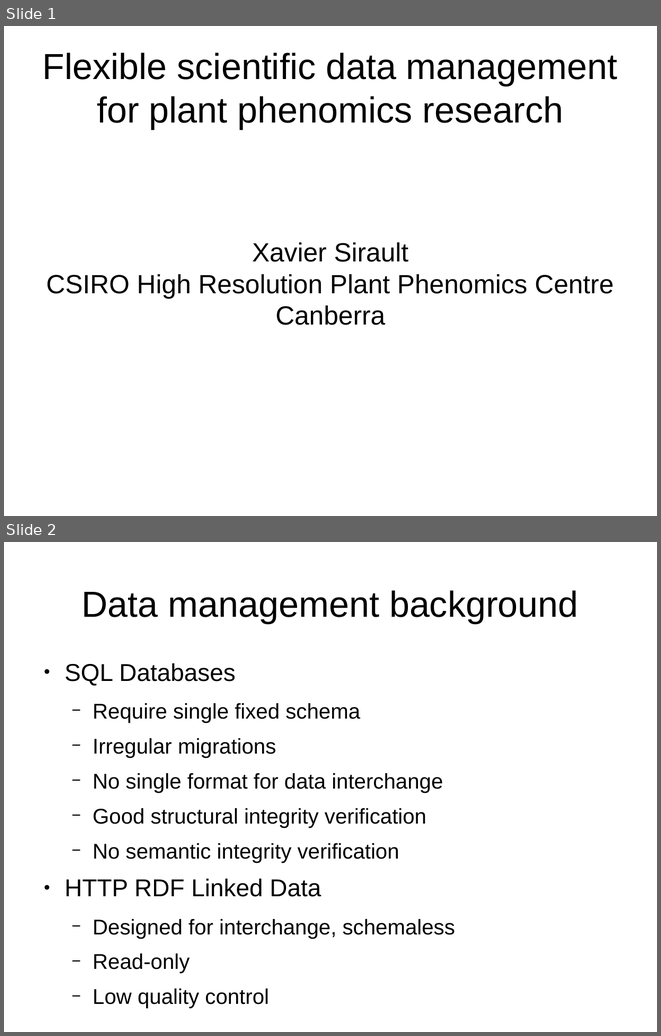
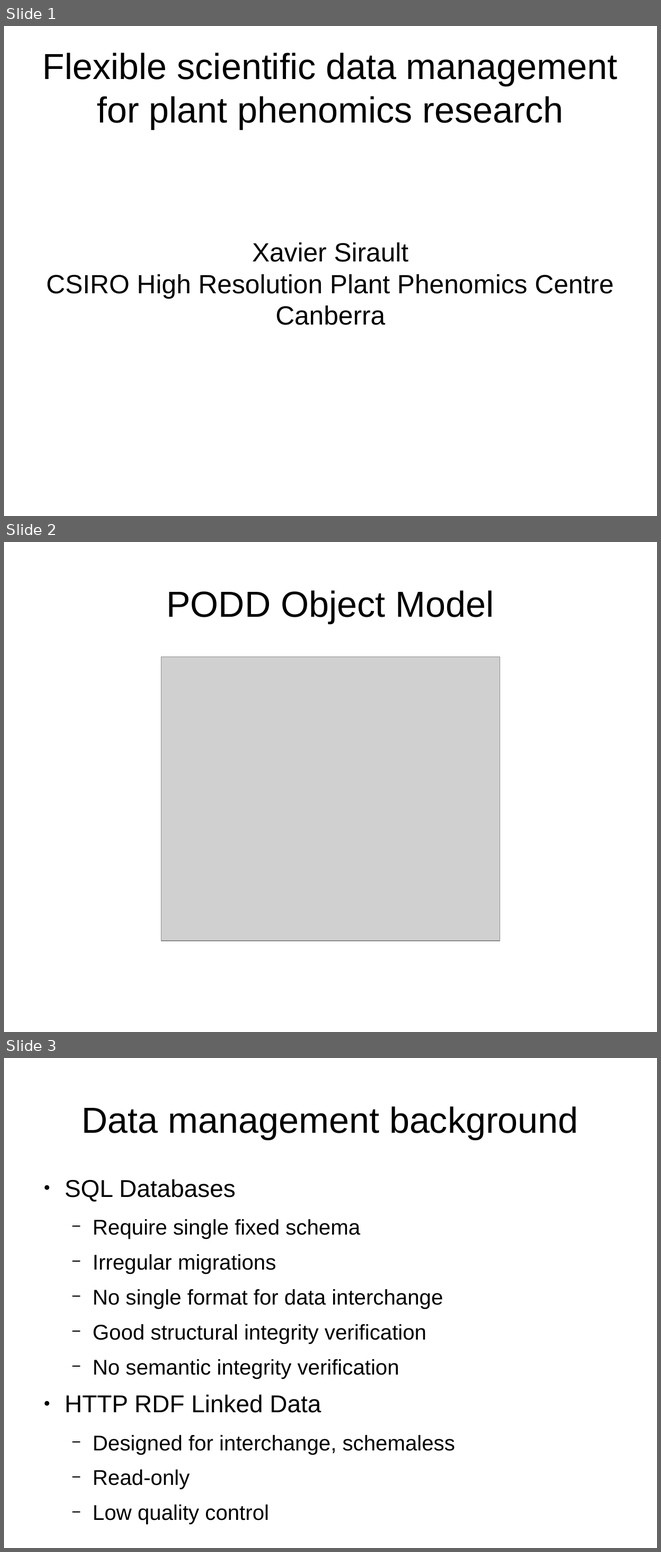
Before and after one commit to podd/podd-publications, a slide deck: montpellier2014/PODD-Montpellier2014.odp. Shown one above the other, each under a label of ours: slides 1 and 2 before the commit, slides 1, 2 and 3 after it. The pictures are 661x1036 and 661x1552 pixels, drawn with LibreOffice and Linux fonts; fonts in the diff are those of the drawing; grey boxes stand for pictures. Boxes give left, top, right and bottom in pixels: in the first picture for what was removed or moved away, otherwise in the second. Text is boxed around its words. In the diff, an @@ line names an element or a change of style, - is before the commit and + after.

Commit message:
Add PODD Object Model diagram to describe the overall conceptual structure

```diff
--- a/montpellier2014/PODD-Montpellier2014.odp
+++ b/montpellier2014/PODD-Montpellier2014.odp
@@ slide 2 added at [4, 542, 657, 1032], background #FFFFFF @@
@@ title added at [166, 590, 494, 623], 44 pt, text #000000 @@
+PODD Object Model
@@ picture added at [161, 656, 500, 940] @@
@@ what was slide 2 is now slide 3 @@
```
Also in this commit, not shown: 1 other slide added, 2 other files.
